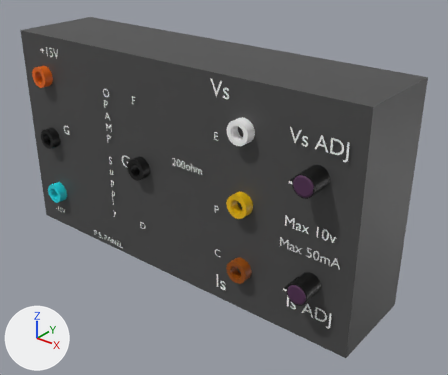
What one commit did to the FBX model ELEC Virtual Lab/Assets/Prefabs/PowerSupply.fbx.
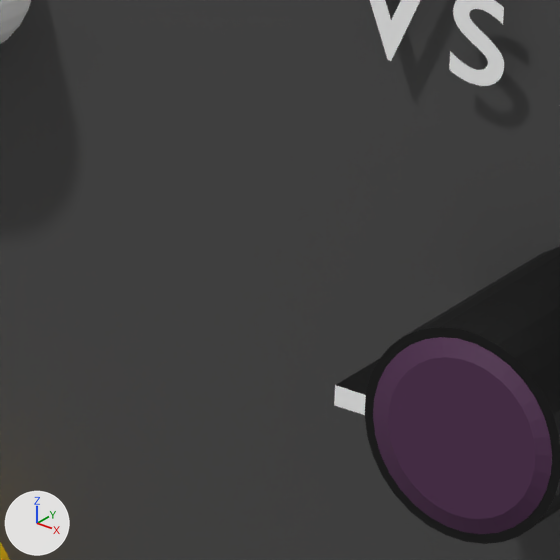
The first picture shows the older version from a camera (50 mm lens) standing at (4.55, -5.29, 2.7) and looking at (0.68, -0.45, -0.3). The close-ups show both versions on the part from 56% to 70% of the width and 36% to 53% of the height of that picture; other places that the commit changed are outside them. Every picture has the same lights, and +X, +Y and +Z are marked at lower left. Where no turn or scale is listed for an object, it has been applied to the vertices.
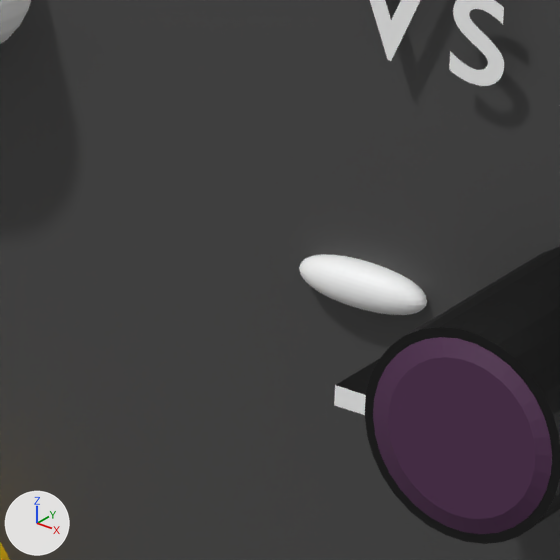
Where the newer file only moved an object's origin or applied its transform, the numbers keep the older frame.

What differs and where, as boxes [x1, y1, x2, y2] in the close-ups (560 x 560 px):
'Cube.001', added: after [299, 254, 427, 315]

What changed in the scene script:
```text
Add me_cube_009:
    me_cube_009.from_pydata(...)  # 386 vertices, 384 faces; spans x -0.0744..0.0744, y -0.0237..0.0237, z -0.0237..0.0237
    me_cube_009.materials.append(mat_material_032)  # white #ffffff
Add ob_cube_001:
    ob_cube_001 = bpy.data.objects.new('Cube.001', me_cube_009)
    ob_cube_001.location = (1.895, -1.008, 0.457)
```
